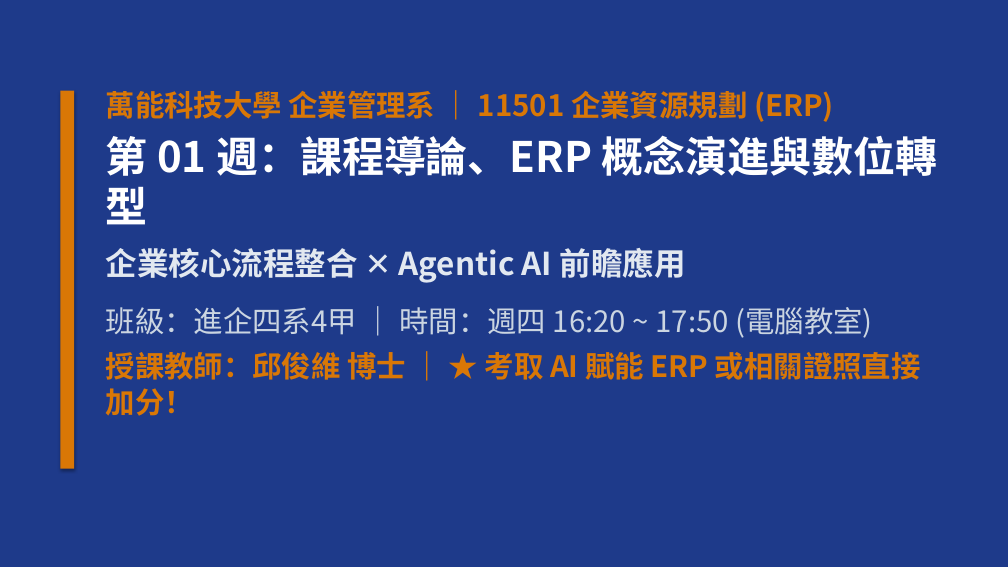
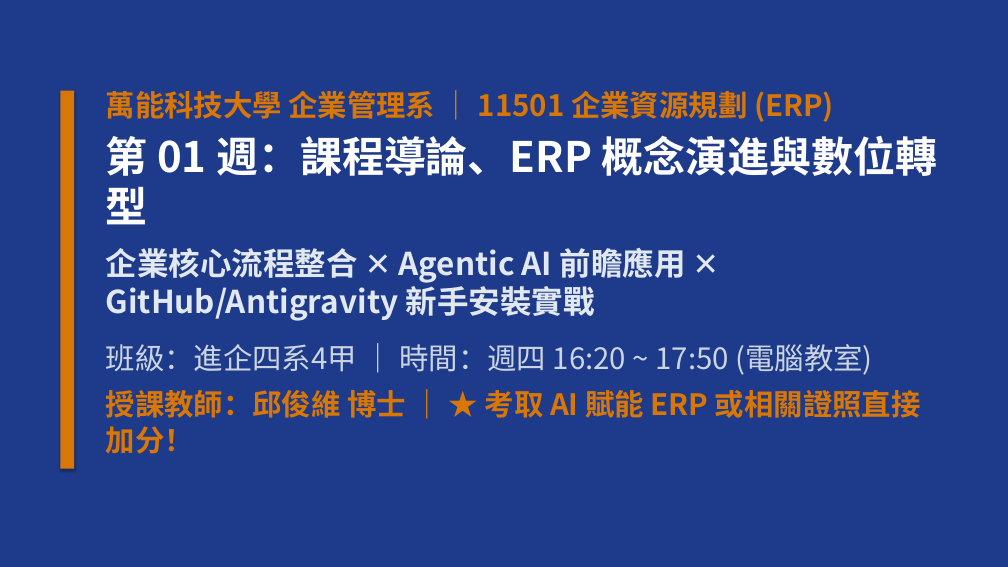
Before and after one commit to h12s12bs/vnu-enterprise-resource-planning, a slide deck: slide 1 of 01_每週教學簡報_PPT/ERP_第01週_課程導論、ERP_概念演進與數位轉型.pptx. Drawn at 1008x567 pixels with LibreOffice and Linux fonts; fonts in the diff are those of the drawing. Boxes give left, top, right and bottom in pixels: in the first picture for what was removed or moved away, otherwise in the second. Text is boxed around its words. In the diff, an @@ line names an element or a change of style, - is before the commit and + after.

Commit message:
feat(slides): 全面擴充 18 週簡報至每週 50+ 頁(共 943 頁)，第一週深化 GitHub 與 Antigravity 安裝註冊新手圖解實戰

```diff
--- a/01_每週教學簡報_PPT/ERP_第01週_課程導論、ERP_概念演進與數位轉型.pptx
+++ b/01_每週教學簡報_PPT/ERP_第01週_課程導論、ERP_概念演進與數位轉型.pptx
@@ text at <box>106,248,686,321</box>: text changed @@
-企業核心流程整合 ✕ Agentic AI 前瞻應用
+企業核心流程整合 ✕ Agentic AI 前瞻應用 ✕ GitHub/Antigravity 新手安裝實戰
```
Also in this commit, not shown: 8 other slides changed, 50 slides added, 22 other files.
